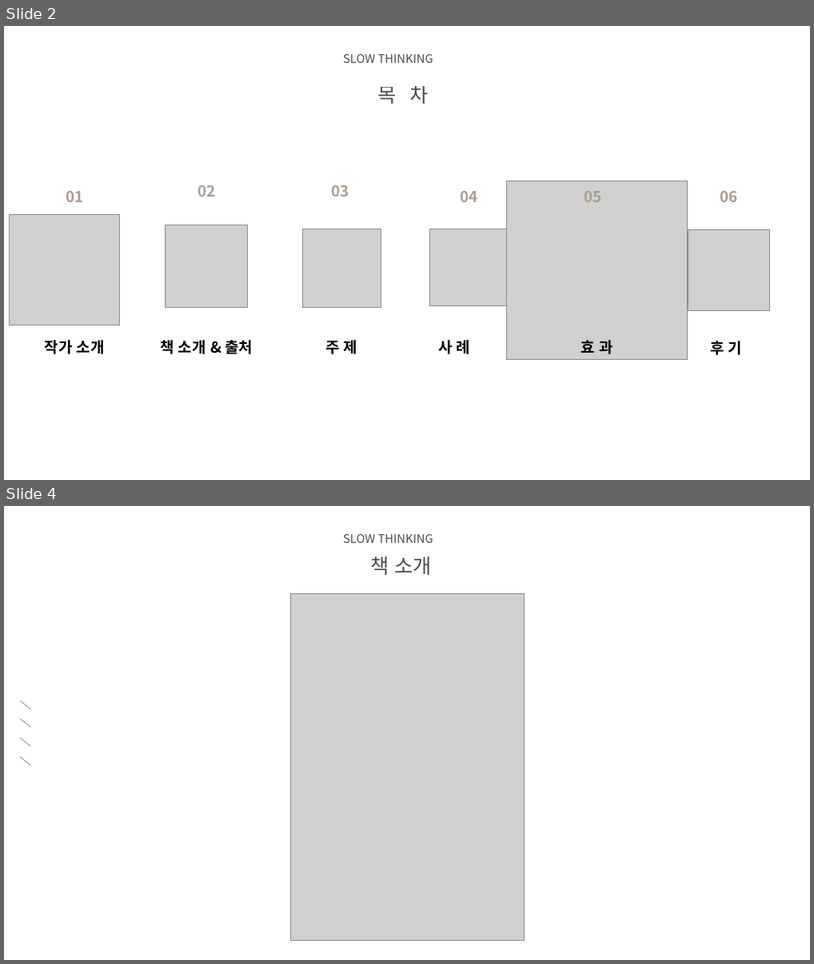
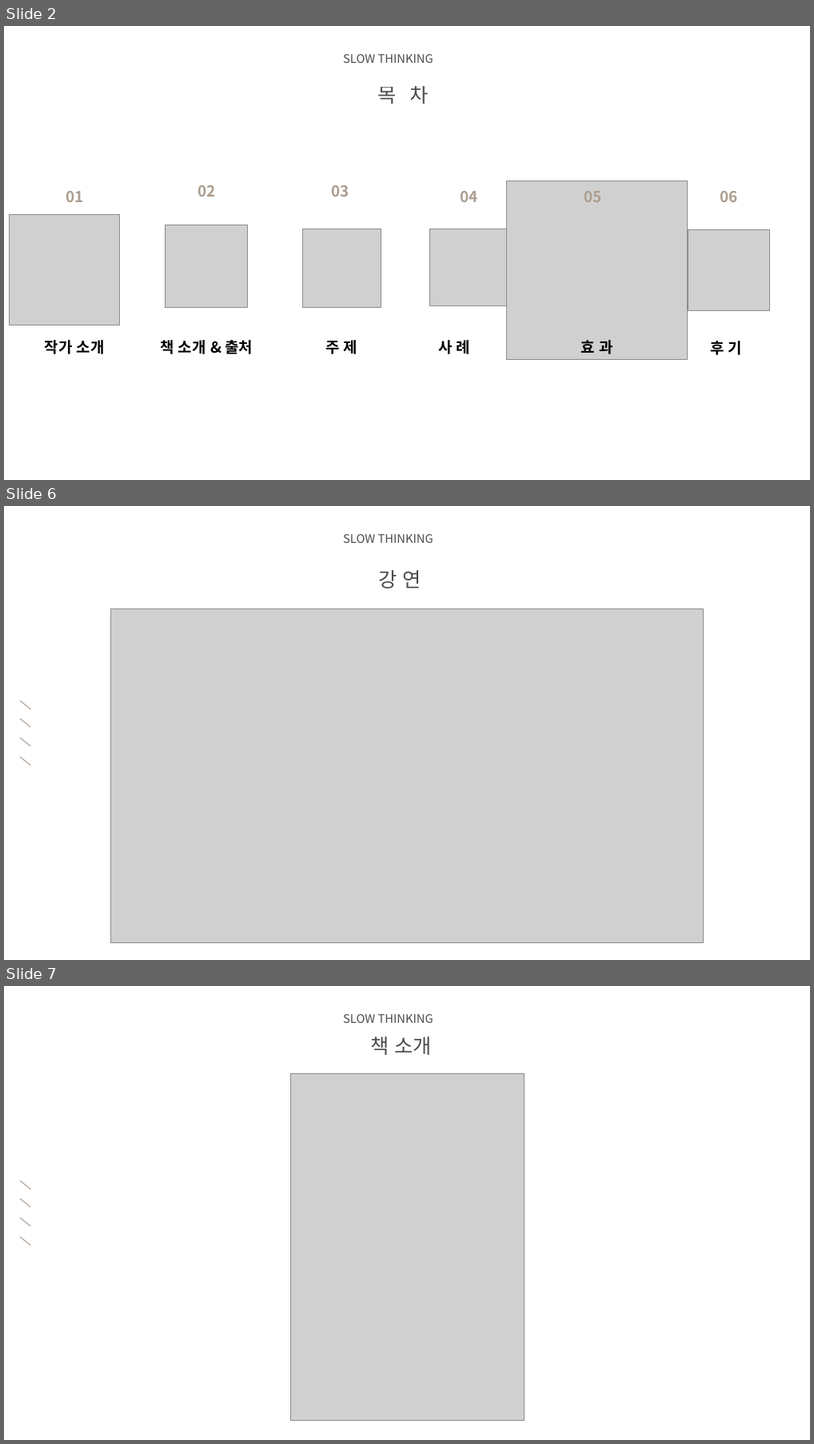
Before and after one commit to audgks5551/ppt, a slide deck: 2조.pptx. Shown one above the other, each under a label of ours: slides 2 and 4 before the commit, slides 2, 6 and 7 after it; the slides between them are not shown. The pictures are 814x964 and 814x1444 pixels, drawn with LibreOffice and Linux fonts; fonts in the diff are those of the drawing; grey boxes stand for pictures; background and template pictures are left out. Boxes give left, top, right and bottom in pixels: in the first picture for what was removed or moved away, otherwise in the second. Text is boxed around its words. In the diff, an @@ line names an element or a change of style, - is before the commit and + after.

```diff
--- a/2조.pptx
+++ b/2조.pptx
@@ slide 6 added at (4, 506, 810, 960), background picture (left out) @@
@@ text added at (343, 534, 434, 543), 14 pt, text #000000 at 71% opacity @@
+SLOW THINKING
@@ text added at (379, 570, 422, 588), 24 pt, text #000000 at 71% opacity @@
+강 연
@@ picture added at (110, 609, 703, 943) @@
@@ group added at (20, 700, 30, 765): 4 lines @@
@@ what was slide 4 is now slide 7 @@
```
Also in this commit, not shown: 1 slide changed, 2 other slides added.
